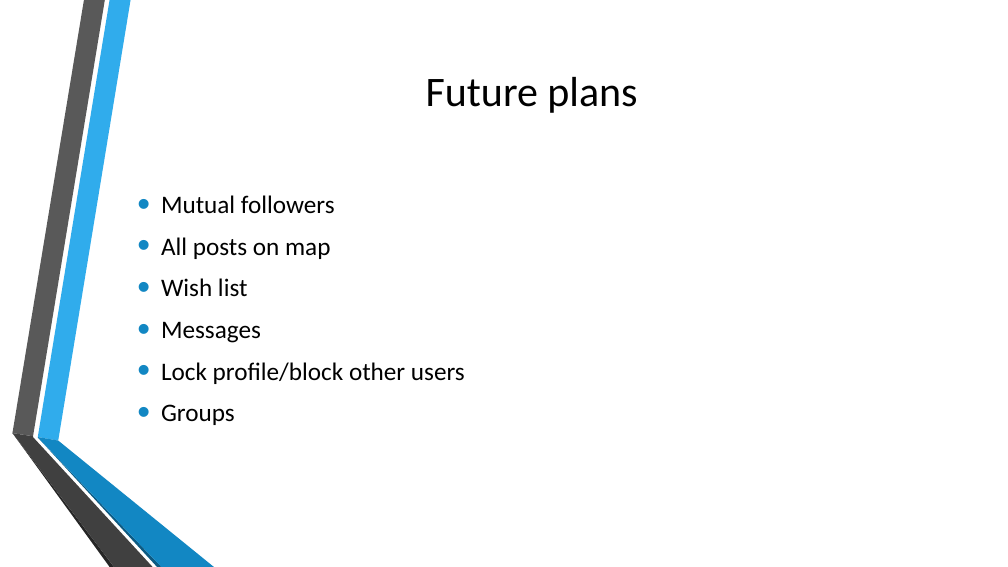
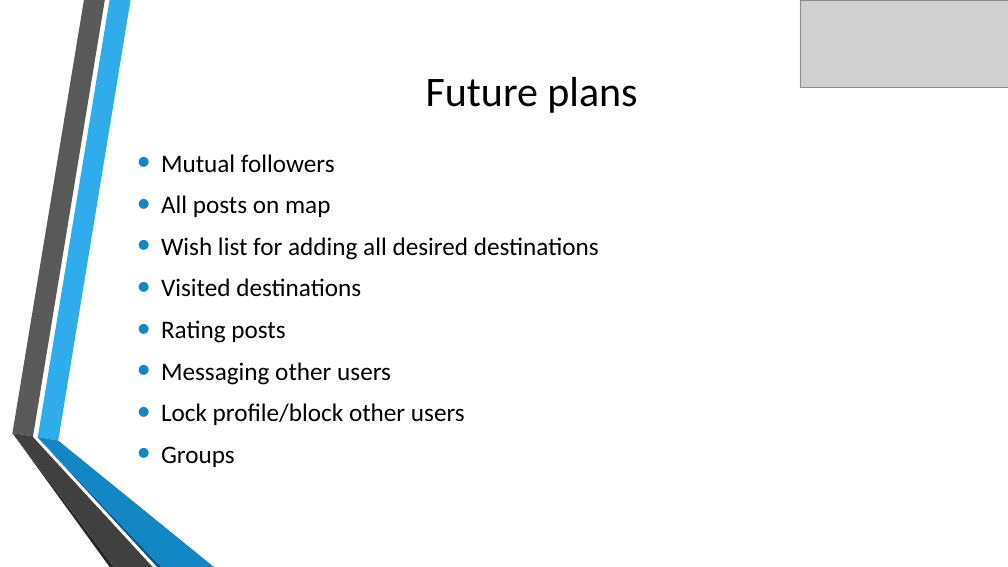
Before and after one commit to KristIvanov/FinalSpringProject, a slide deck: slide 9 of Travelbook.pptx (slide 7 before the commit). Drawn at 1008x567 pixels with LibreOffice and Linux fonts; fonts in the diff are those of the drawing; grey boxes stand for pictures; background and template pictures are left out. Boxes give left, top, right and bottom in pixels: in the first picture for what was removed or moved away, otherwise in the second. Text is boxed around its words. In the diff, an @@ line names an element or a change of style, - is before the commit and + after.

```diff
--- a/Travelbook.pptx
+++ b/Travelbook.pptx
@@ picture added at [800, 0, 1008, 88] @@
@@ text at [161, 237, 599, 385]: text changed @@
-• Wish list
-• Messages
+• Wish list for adding all desired destinations
+• Visited destinations
+• Rating posts
+• Messaging other users
```
Also in this commit, not shown: 6 other slides changed, 2 slides added, 10 other files.
